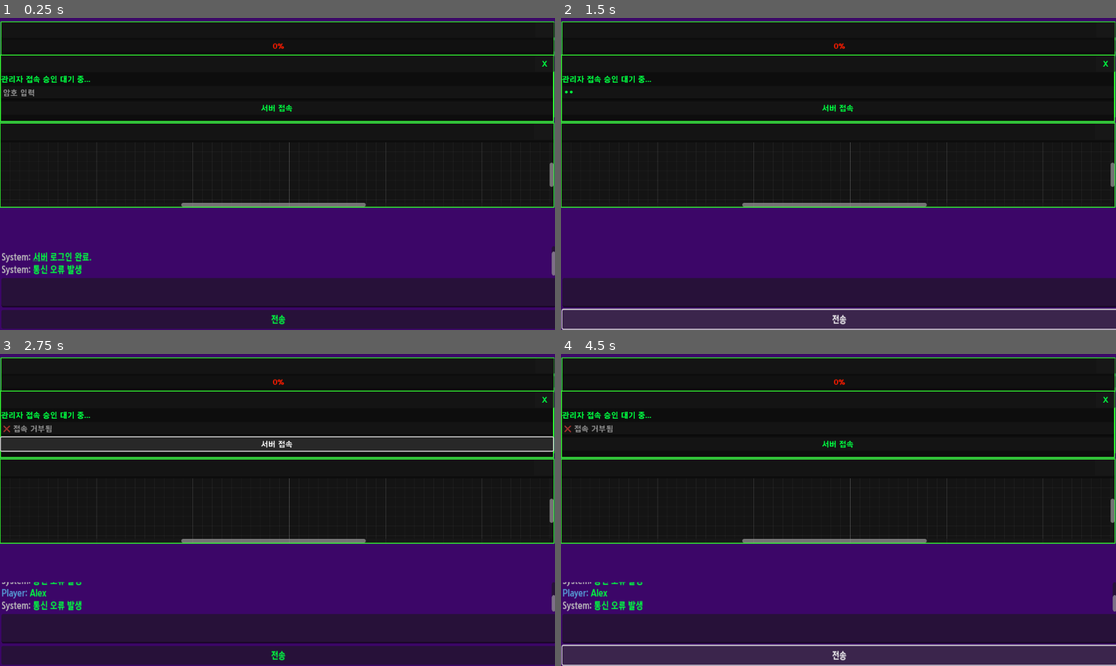
Above: before the commit, frames 1-4 (two rows, left to right).
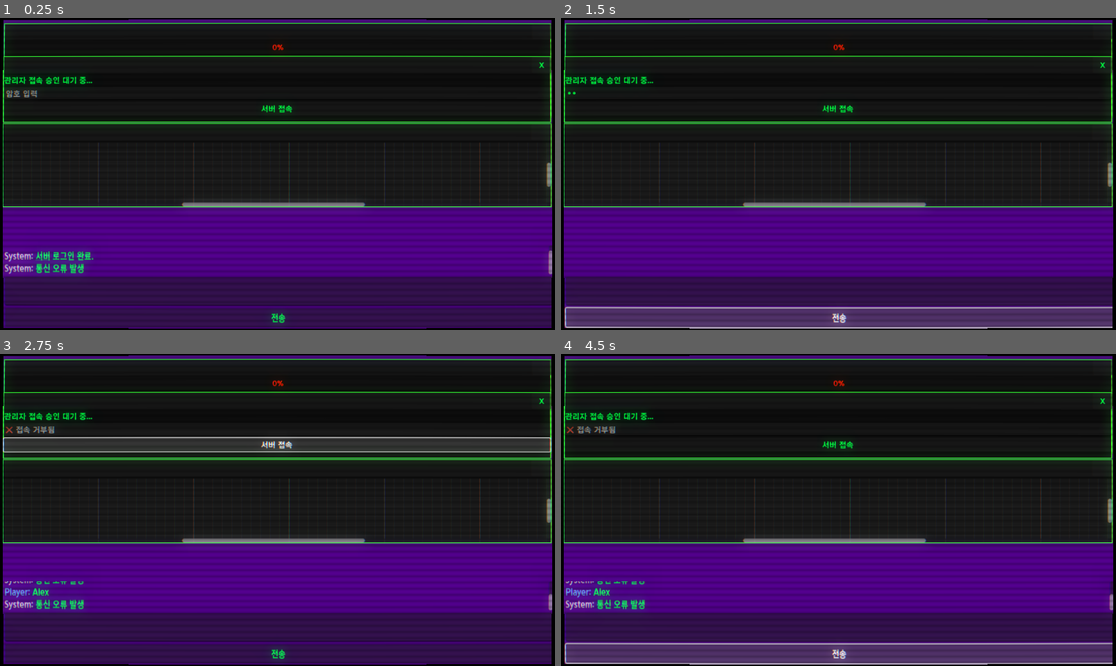
Above: after the commit, the same moments.

Repository: rorena15/llm_game
Game: Godot game, scene res://desktop.tscn
Same seed, same stepped clock (60 frames per second), same inputs: the game is played once before the commit and once after it. This scene is started directly instead of the project's main scene.
Inputs (mouse positions are in pixels of both pictures, inside the frame that each line leads up to):
- Up to frame 1 (0.25 s): no input
- Up to frame 2 (1.5 s): click (838, 292) at 0.52 s; type "Alex" at 0.6 s; click (838, 92) at 0.75 s; type "12" at 0.83 s; click "전송" at 1.25 s
- Up to frame 3 (2.75 s): click "서버 접속" at 2 s
- Up to frame 4 (4.5 s): click "전송" at 2.75 s; click "서버 접속" at 3.5 s; click "전송" at 4.25 s

The runs differ from the first frame. In frame 1, 22% of the frame differs, in the area x 0-100%, y 0-100%; in frame 2, 24%; in frame 3, 23%; in frame 4, 25%.

Commit message:
시나리오 이메일 추가

Diff:
--- a/godot_project/socialengineeer/app_board.tscn
+++ b/godot_project/socialengineeer/app_board.tscn
@@ -32,9 +32,9 @@
 anchor_top = 1.0
 anchor_bottom = 1.0
 offset_left = 18.0
-offset_top = -93.0
+offset_top = 21.0
 offset_right = 170.0
-offset_bottom = -15.0
+offset_bottom = 99.0
 grow_vertical = 0
 mouse_filter = 1
 position_offset = Vector2(18, 21)
--- /dev/null
+++ b/godot_project/socialengineeer/desktop.gdshader
@@ -0,0 +1,32 @@
+shader_type canvas_item;
+
+uniform sampler2D screen_texture : hint_screen_texture, filter_nearest;
+// 스캔라인 개수 (높을수록 촘촘해서 잘 보임)
+uniform float scanline_count : hint_range(0, 1800) = 120.0;
+
+void fragment() {
+	// 1. 화면 휘어짐 (아주 살짝만 남김: 4.0 -> 9.0)
+	vec2 uv = SCREEN_UV;
+	uv -= 0.5;
+	uv *= 1.01; // 줌인도 살짝만
+	uv.x *= 1.0 + pow(abs(uv.y) / 9.0, 2.0);
+	uv.y *= 1.0 + pow(abs(uv.x) / 9.0, 2.0);
+	uv += 0.5;
+
+	// 화면 밖 검은색 처리
+	if (uv.x < 0.0 || uv.x > 1.0 || uv.y < 0.0 || uv.y > 1.0) {
+		COLOR = vec4(0.0, 0.0, 0.0, 1.0);
+	} else {
+		// 2. 스캔라인 (투명도 조절: 글자를 덜 가리게)
+		float s = sin(uv.y * scanline_count * 3.14159 * 2.0);
+		s = (s * 0.5 + 0.5) * 0.9 + 0.1;
+		vec4 scan_line = vec4(vec3(pow(s, 0.10)), 1.0); // 0.25 -> 0.15 (선을 더 연하게)
+
+		// 3. 색수차 (번짐 대폭 감소: 0.002 -> 0.0008)
+		float r = texture(screen_texture, uv + vec2(0.0008, 0.0)).r;
+		float g = texture(screen_texture, uv).g;
+		float b = texture(screen_texture, uv - vec2(0.0008, 0.0)).b;
+
+		COLOR = vec4(r, g, b, 1.0) * scan_line;
+	}
+}
--- a/godot_project/socialengineeer/desktop.tscn
+++ b/godot_project/socialengineeer/desktop.tscn
@@ -1,8 +1,19 @@
-[gd_scene load_steps=4 format=3 uid="uid://cr3km66yqn7u8"]
+[gd_scene load_steps=7 format=3 uid="uid://cr3km66yqn7u8"]
 
 [ext_resource type="PackedScene" uid="uid://b6cie3806kkr1" path="res://app_board.tscn" id="1_vpvrq"]
 [ext_resource type="PackedScene" uid="uid://cx7l83cxv4drh" path="res://app_messenger.tscn" id="2_emugc"]
 [ext_resource type="PackedScene" uid="uid://c4xv0uwge8ybf" path="res://app_server.tscn" id="3_58k10"]
+[ext_resource type="Shader" path="res://desktop.gdshader" id="4_iyjli"]
+
+[sub_resource type="ShaderMaterial" id="ShaderMaterial_dougu"]
+shader = ExtResource("4_iyjli")
+shader_parameter/scanline_count = 50.0
+
+[sub_resource type="Environment" id="Environment_lrdr6"]
+background_mode = 3
+glow_enabled = true
+glow_intensity = 1.5
+glow_bloom = 0.3
 
 [node name="Desktop" type="Control"]
 layout_mode = 3
@@ -49,3 +60,17 @@
 offset_right = 1150.0
 offset_bottom = 216.0
 grow_horizontal = 1
+
+[node name="ScreenEffects" type="CanvasLayer" parent="."]
+
+[node name="ColorRect" type="ColorRect" parent="ScreenEffects"]
+material = SubResource("ShaderMaterial_dougu")
+anchors_preset = 15
+anchor_right = 1.0
+anchor_bottom = 1.0
+grow_horizontal = 2
+grow_vertical = 2
+mouse_filter = 2
+
+[node name="WorldEnvironment" type="WorldEnvironment" parent="."]
+environment = SubResource("Environment_lrdr6")
--- a/godot_project/socialengineeer/main.gd
+++ b/godot_project/socialengineeer/main.gd
@@ -125,7 +125,8 @@
 	current_suspicion = clamp(current_suspicion, 0, 100)
 
 	if suspicion_bar:
-		suspicion_bar.value = current_suspicion
+			var tween = create_tween()
+			tween.tween_property(suspicion_bar, "value", current_suspicion, 0.5).set_trans(Tween.TRANS_SINE).set_ease(Tween.EASE_OUT)
 
 	print("현재 의심도: ", current_suspicion, " (변화량: ", delta, ")")
 
Not shown, added: memory_db/chroma.sqlite3
Not shown, changed: scenarios.py
